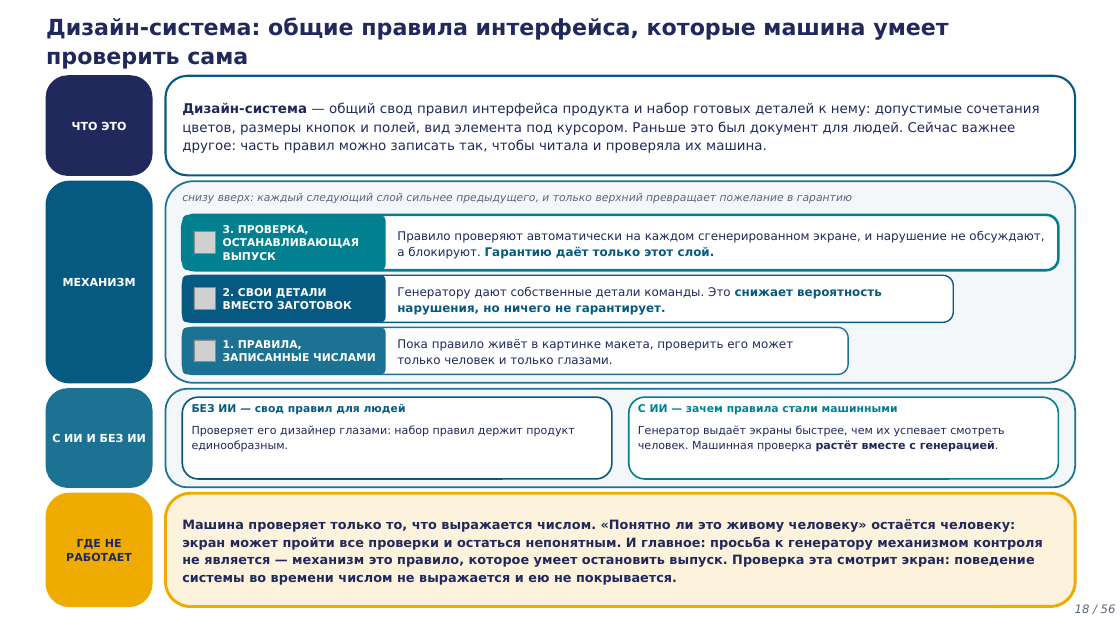
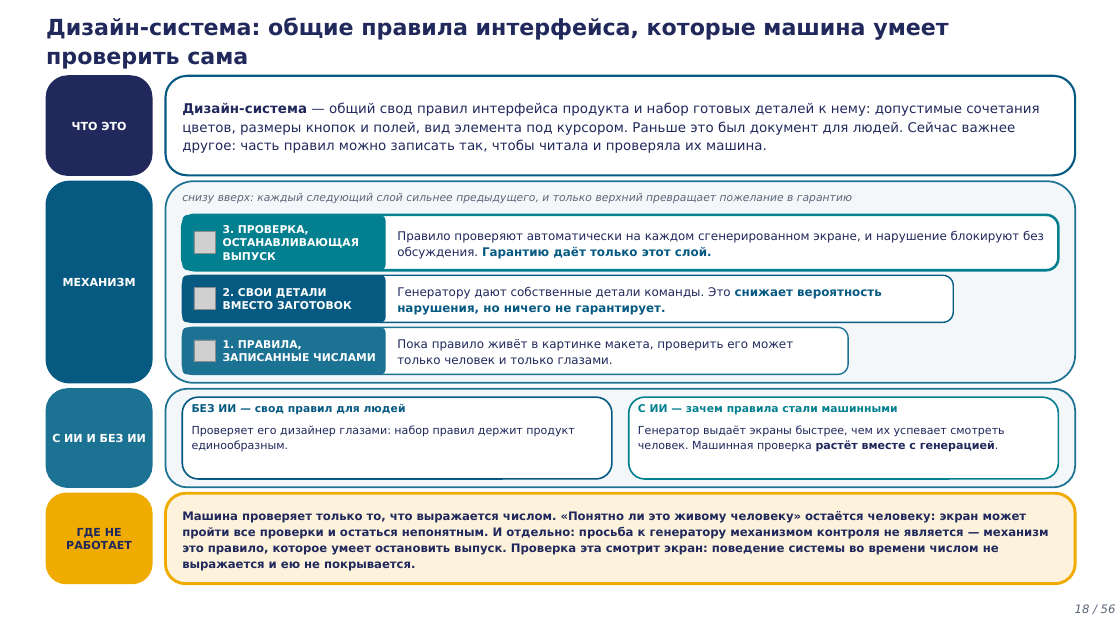
Before and after one commit to tellina-study/AI-usage-lessons, a slide deck: slide 18 of library/lectures/lec-05/rendered/lec-05.pptx. Drawn at 1120x630 pixels with LibreOffice and Linux fonts; fonts in the diff are those of the drawing; grey boxes stand for pictures. Boxes give left, top, right and bottom in pixels: in the first picture for what was removed or moved away, otherwise in the second. Text is boxed around its words. In the diff, an @@ line names an element or a change of style, - is before the commit and + after.

```diff
--- a/library/lectures/lec-05/rendered/lec-05.pptx
+++ b/library/lectures/lec-05/rendered/lec-05.pptx
@@ text at <box>397,231,1044,259</box>: text changed @@
-Правило проверяют автоматически на каждом сгенерированном экране, и нарушение не обсуждают, а блокируют. Гарантию даёт только этот слой.
+Правило проверяют автоматически на каждом сгенерированном экране, и нарушение блокируют без обсуждения. Гарантию даёт только этот слой.
@@ rounded rectangle: place and size @@
-rounded rectangle at <box>46,493,152,607</box>
+rounded rectangle at <box>46,493,152,584</box>
@@ text "ГДЕ НЕ РАБОТАЕТ": place and size @@
-text "ГДЕ НЕ РАБОТАЕТ" at <box>66,539,132,561</box>
+text "ГДЕ НЕ РАБОТАЕТ" at <box>66,528,132,549</box>
@@ rounded rectangle: place and size @@
-rounded rectangle at <box>166,493,1075,607</box>
+rounded rectangle at <box>166,493,1075,584</box>
@@ text at <box>182,511,1048,571</box>: text changed; size 11 to 10 pt @@
-Машина проверяет только то, что выражается числом. «Понятно ли это живому человеку» остаётся человеку: экран может пройти все проверки и остаться непонятным. И главное: просьба к генератору механизмом контроля не является — механизм это правило, которое умеет остановить выпуск. Проверка эта смотрит экран: поведение системы во времени числом не выражается и ею не покрывается.
+Машина проверяет только то, что выражается числом. «Понятно ли это живому человеку» остаётся человеку: экран может пройти все проверки и остаться непонятным. И отдельно: просьба к генератору механизмом контроля не является — механизм это правило, которое умеет остановить выпуск. Проверка эта смотрит экран: поведение системы во времени числом не выражается и ею не покрывается.
```
Also in this commit, not shown: 3 other slides changed, 15 other files.
